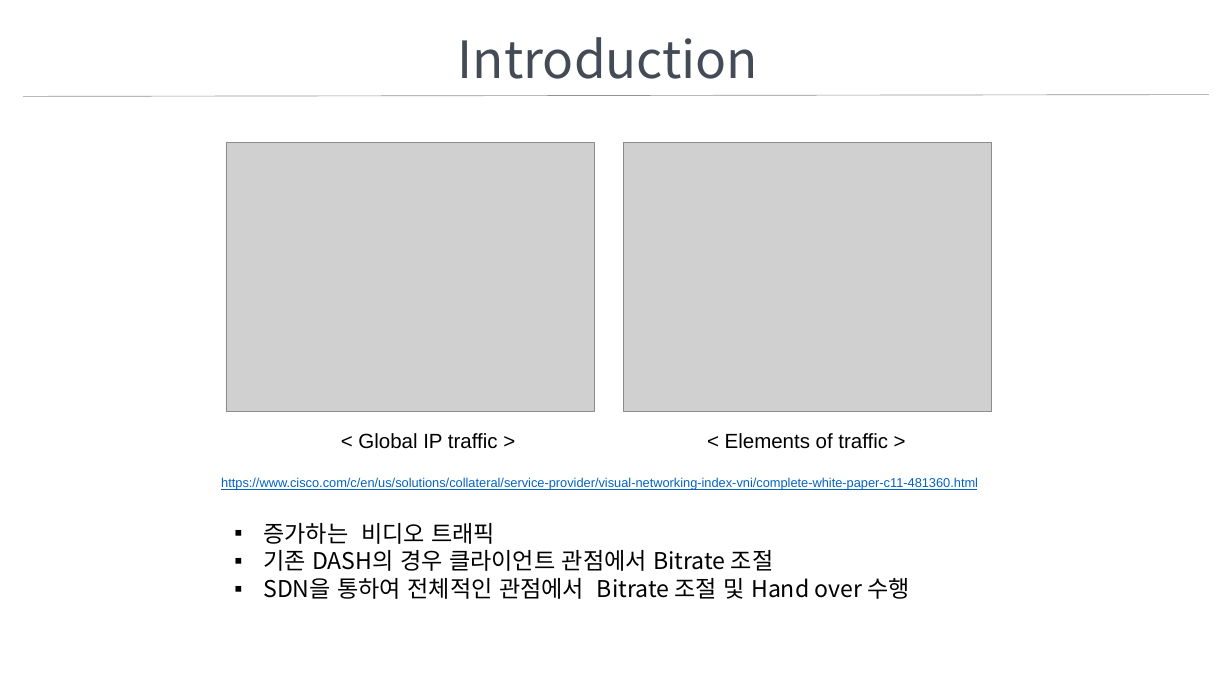
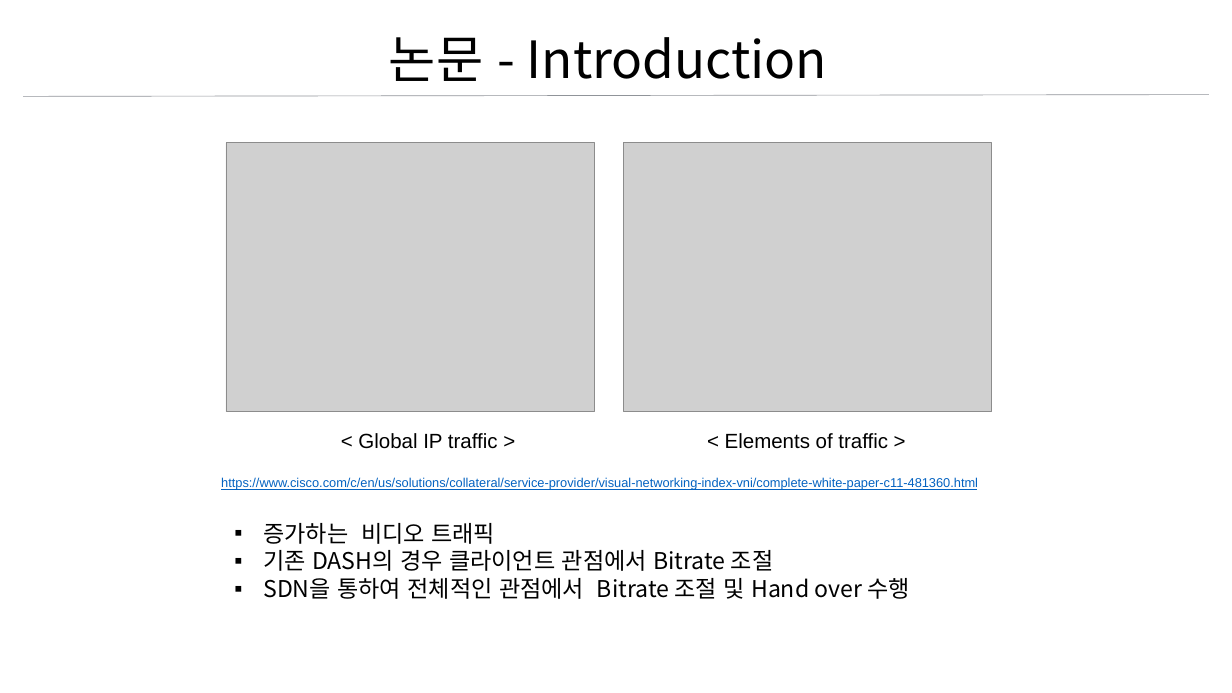
Before and after one commit to jaejunha/Paper, a slide deck: slide 2 of Daily(written_in_Korean)/for_samsung.pptx. Drawn at 1232x693 pixels with LibreOffice and Linux fonts; fonts in the diff are those of the drawing; grey boxes stand for pictures. Boxes give left, top, right and bottom in pixels: in the first picture for what was removed or moved away, otherwise in the second. Text is boxed around its words. In the diff, an @@ line names an element or a change of style, - is before the commit and + after.

```diff
--- a/Daily(written_in_Korean)/for_samsung.pptx
+++ b/Daily(written_in_Korean)/for_samsung.pptx
@@ text at <box>389,37,827,81</box>: text changed; text colour #434B56 to #000000 @@
-Introduction
+논문 - Introduction
```
Also in this commit, not shown: 2 other slides changed, 1 slide added, 2 slides removed.
